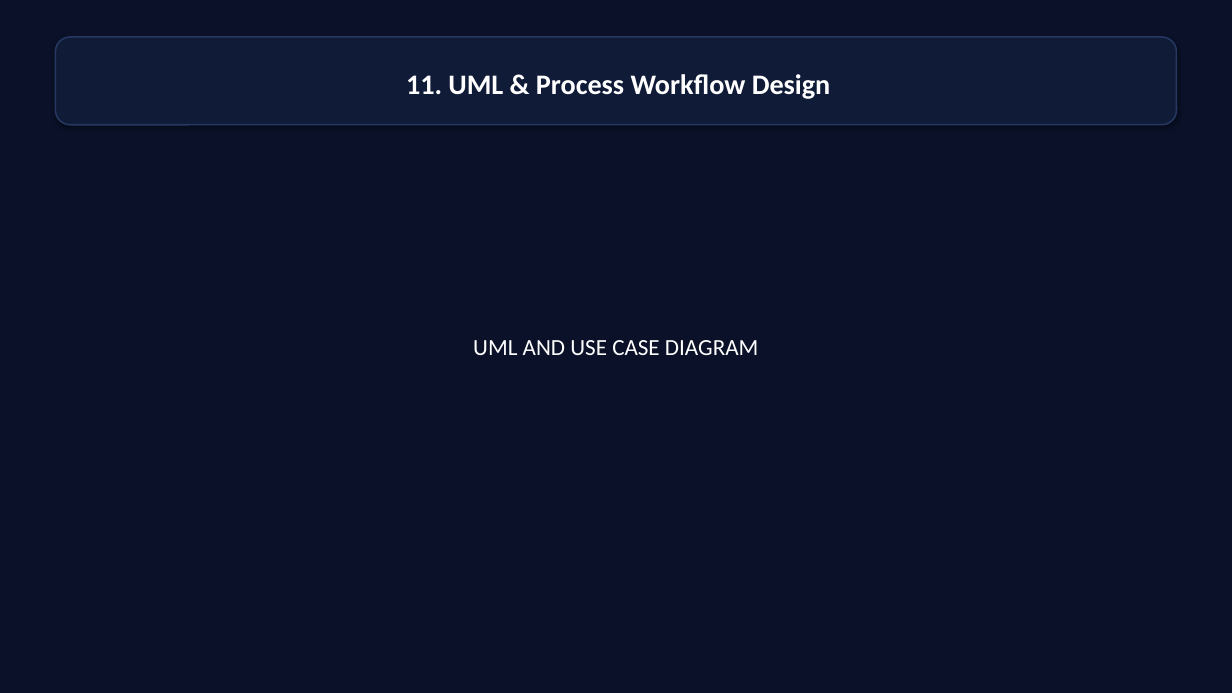
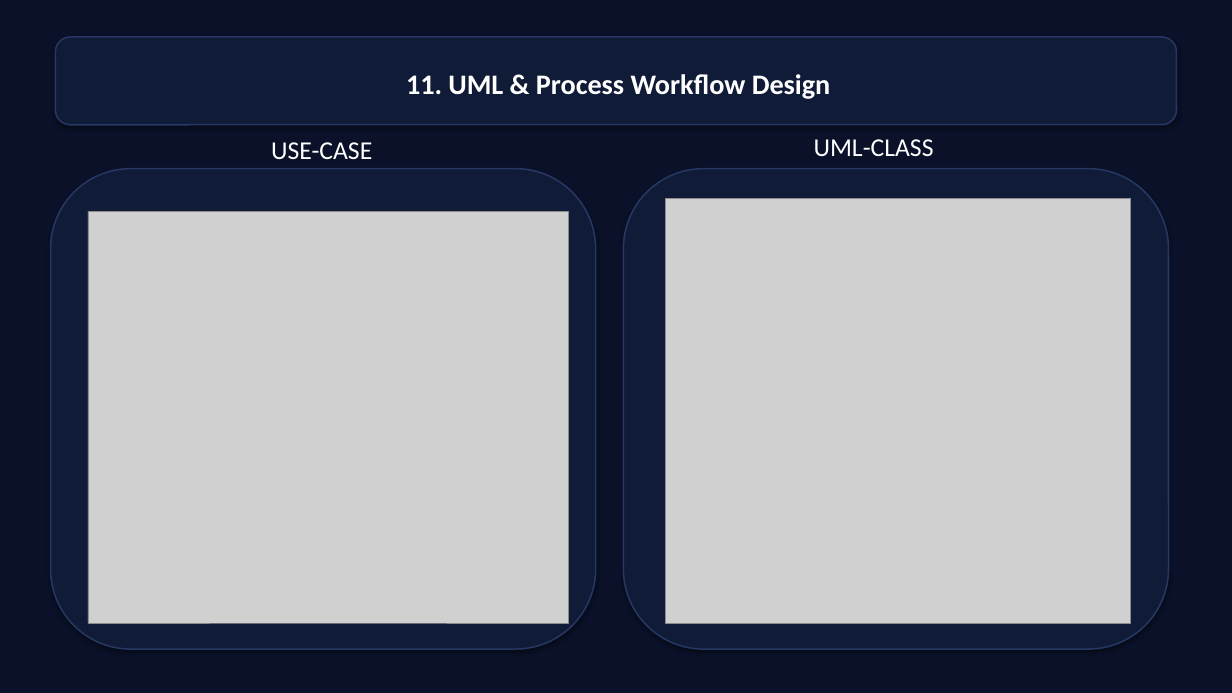
Before and after one commit to krishnavamsi1201/OBLMSc, a slide deck: slide 11 of Project_Final_Presentation_V2.pptx. Drawn at 1232x693 pixels with LibreOffice and Linux fonts; fonts in the diff are those of the drawing; grey boxes stand for pictures. Boxes give left, top, right and bottom in pixels: in the first picture for what was removed or moved away, otherwise in the second. Text is boxed around its words. In the diff, an @@ line names an element or a change of style, - is before the commit and + after.

```diff
--- a/Project_Final_Presentation_V2.pptx
+++ b/Project_Final_Presentation_V2.pptx
@@ text added at <box>271,142,372,159</box>, 20 pt, text #FFFFFF @@
+USE-CASE
@@ text added at <box>814,139,934,156</box>, 20 pt, text #FFFFFF @@
+UML-CLASS
@@ rounded rectangle added at <box>51,168,596,649</box>, fill #101B38, outline #263862 1.2 pt @@
@@ rounded rectangle added at <box>624,168,1169,649</box>, fill #101B38, outline #263862 1.2 pt @@
@@ picture added at <box>665,199,1131,624</box> @@
@@ picture added at <box>88,211,568,623</box> @@
@@ text in rectangle at <box>473,340,758,355</box>: text removed @@
-UML AND USE CASE DIAGRAM
```
Also in this commit, not shown: 15 other slides changed, 3 slides added, 2 slides removed, 4 other files.
